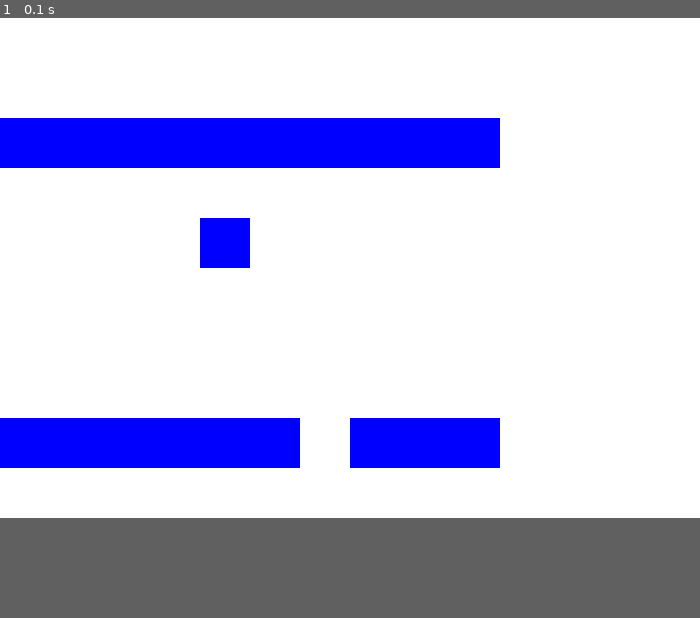
Above: before the commit, frame 1.
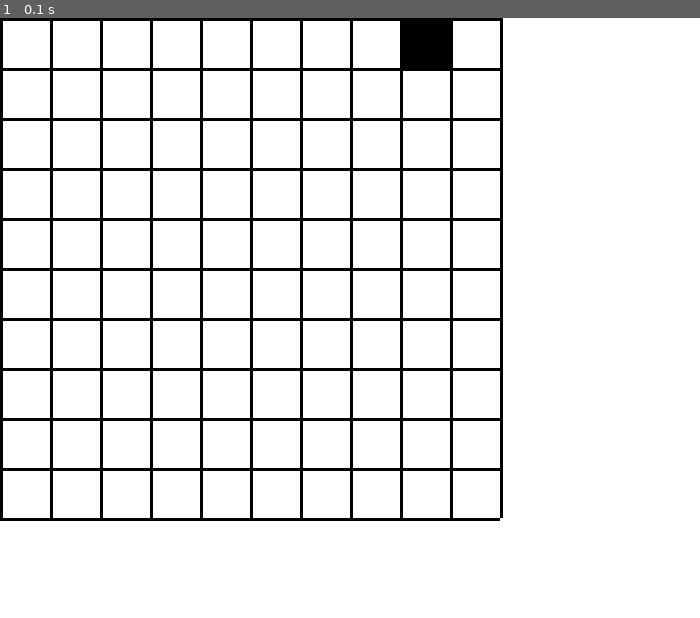
Above: after the commit, the same moment.

Repository: Vincent-lau/pygame_project
Game: pygame game, started from edu_game.py
The game is run twice, just before and just after one commit, with the same random seed, the same clock (stepped at 60 frames per second) and the same inputs.
Inputs:
- Up to frame 1 (0.1 s): no input
In our replay, the window is 700x500 before the commit and 700x600 after it. These sizes can differ from the game's own. Grey fills any space a smaller window leaves; there, only what the larger window draws over its background counts as a difference.

The runs differ from the first frame. In frame 1, 19% of the frame differs, in the area x 0-72%, y 0-84%.

Commit message:
add grid lines

Diff:
--- a/edu_game.py
+++ b/edu_game.py
@@ -15,42 +15,58 @@
         self.rect=self.image.get_rect(topleft=pos)
         self.image.fill(color)
 
-maze=[[0, 0, 1, 0, 0, 0, 0, 0, 1, 0],
-   [0, 0, 1, 0, 0, 0, 0, 0, 1, 0],
-   [0, 0, 1, 0, 0, 0, 0, 0, 1, 0],
-   [0, 0, 1, 0, 0, 0, 0, 0, 1, 0],
-   [0, 0, 1, 0, 1, 0, 0, 0, 1, 0],
-   [0, 0, 1, 0, 0, 0, 0, 0, 1, 0],
-   [0, 0, 1, 0, 0, 0, 0, 0, 0, 0],
-   [0, 0, 1, 0, 0, 0, 0, 0, 1, 0],
-   [0, 0, 1, 0, 0, 0, 0, 0, 1, 0],
-   [0, 0, 1, 0, 0, 0, 0, 0, 1, 0],]
+maze=[[0, 0, 0, 0, 0, 0, 0, 0, 1, 0],
+   [0, 0, 0, 0, 0, 0, 0, 0, 0, 0],
+   [0, 0, 0, 0, 0, 0, 0, 0, 0, 0],
+   [0, 0, 0, 0, 0, 0, 0, 0, 0, 0],
+   [0, 0, 0, 0, 0, 0, 0, 0, 0, 0],
+   [0, 0, 0, 0, 0, 0, 0, 0, 0, 0],
+   [0, 0, 0, 0, 0, 0, 0, 0, 0, 0],
+   [0, 0, 0, 0, 0, 0, 0, 0, 0, 0],
+   [0, 0, 0, 0, 0, 0, 0, 0, 0, 0],
+   [0, 0, 0, 0, 0, 0, 0, 0, 0, 0],]
 
+tile_group=pg.sprite.Group()
 wall_group=pg.sprite.Group()
 all_sprites_group=pg.sprite.Group()
 
-for i in range(10):
-    for j in range(10):
-        if(maze[i][j]):
-            x=i*50
-            y=j*50
-            size=(500/10,500/10)
-            tile=Tile((x,y),size,BLUE)
-            wall_group.add(tile)
-            all_sprites_group.add(tile)
 
 
 # font = pg.font.SysFont('Calibri', 25, True, False)
 # Used to manage how fast the screen updates
 clock = pg.time.Clock()
-screenSize = (700, 500)
+screenSize = (700, 600)
 screen = pg.display.set_mode(screenSize)
 pg.init()
 done = False
+
+for i in range(10):
+    wall=Tile((0,i*50),(500,3),BLACK)
+    wall_group.add(wall)
+    all_sprites_group.add(wall)
+    all_sprites_group.add(Tile((500,0),(3,500),BLACK))
+    all_sprites_group.add(Tile((0, 500), (500, 3), BLACK))
+    for j in range(10):
+        if(i==0):
+            wall = Tile((j*50,0), (3,500), BLACK)
+            wall_group.add(wall)
+            all_sprites_group.add(wall)
+
+        if(maze[i][j]):
+
+
+            size=(500/10,500/10)
+            tile=Tile((j*50,i*50),size,BLACK)
+            tile_group.add(tile)
+            all_sprites_group.add(tile)
+
+
 while not done:
     for event in pg.event.get():
         if event.type == pg.QUIT:
             done=True
+
+
 
     screen.fill(WHITE)
     all_sprites_group.draw(screen)
